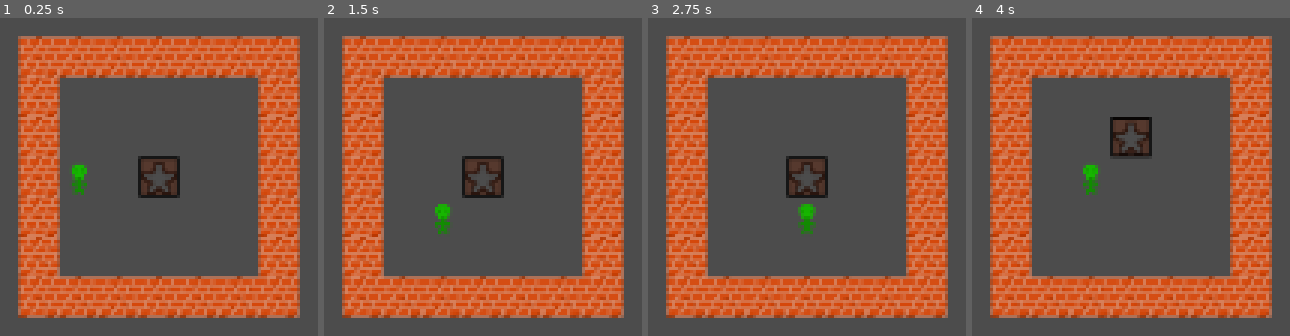
Above: before the commit, frames 1-4 (left to right).
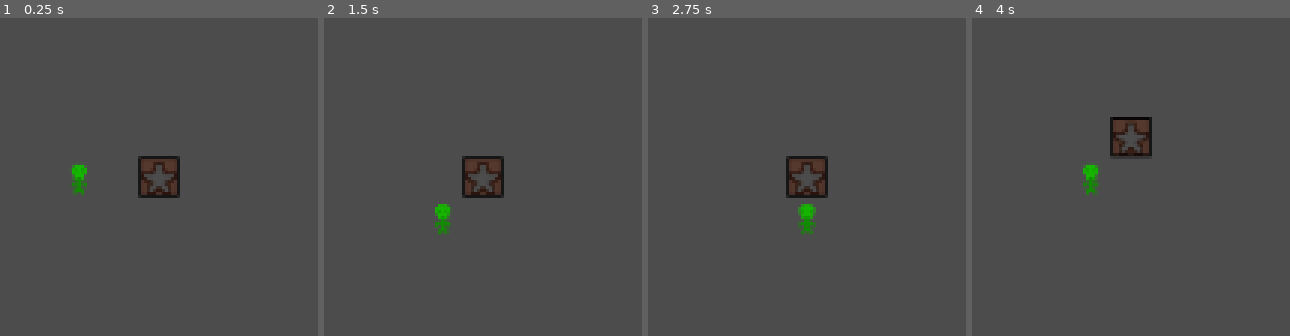
Above: after the commit, the same moments.

Repository: nmay231/godot-sokoban
Game: Godot game, scene res://scenes/level0.tscn
Same seed, same stepped clock (60 frames per second), same inputs: the game is played once before the commit and once after it. This scene is started directly instead of the project's main scene.
Inputs:
- Up to frame 1 (0.25 s): no input
- Up to frame 2 (1.5 s): tap Enter at 0.5 s; hold Right (ui_right) 0.53-1.28 s; tap Space at 1.25 s; hold Down (ui_down) from 1.28 s (still down)
- Up to frame 3 (2.75 s): tap Enter at 2 s; release Down (ui_down) at 2.03 s; hold Right (ui_right) from 2.03 s (still down)
- Up to frame 4 (4 s): tap Space at 2.75 s; release Right (ui_right) at 2.78 s; hold Up (ui_up) 2.78-3.53 s; tap Enter at 3.5 s; hold Left (ui_left) from 3.53 s (still down)

The runs differ from the first frame. In frame 1, 40% of the frame differs, in the area x 5-95%, y 5-95%; in frame 2, 40%; in frame 3, 40%; in frame 4, 40%.

Commit message:
Adding so I can delete

Diff:
--- /dev/null
+++ b/scenes/Level.gd
@@ -0,0 +1,14 @@
+class_name Level
+extends Resource
+
+enum GridItem {
+	Wall,
+	EmptyCell,
+	Goal,
+	Outside,
+}
+
+@export var size: Vector2i
+@export var grid: Array[GridItem]
+@export var player_start: Vector2i
+@export var blocks: Array[Vector2i]
--- /dev/null
+++ b/scenes/Level.tscn
@@ -0,0 +1,6 @@
+[gd_scene load_steps=2 format=3 uid="uid://b7cnxadd3h2g5"]
+
+[ext_resource type="Script" path="res://scenes/Level.gd" id="1_ixf77"]
+
+[node name="Level" type="Node"]
+script = ExtResource("1_ixf77")
--- a/scenes/level0.gd
+++ b/scenes/level0.gd
@@ -18,9 +18,17 @@
 ]
 var PlayerPos = Vector2(3, 1)
 var Blocks = [Vector2(3, 3)]
+@onready var tile_map = $TileMap
 
 # Called when the node enters the scene tree for the first time.
 func _ready():
+	print(tile_map)
+	print(tile_map.tile_set)
+	var t: TileSet = tile_map.tile_set
+	#t.layer
+	print(tile_map.get_layers_count())
+	print(tile_map.get_layer_name(0))
+	print(tile_map.tile_set)
 	#var rect = get_viewport_rect()
 	#var viewport = get_viewport()
 	print(get_viewport_rect(), " ", get_viewport_transform(), " ", get_viewport())
--- a/scenes/level0.tscn
+++ b/scenes/level0.tscn
@@ -1,57 +1,18 @@
-[gd_scene load_steps=8 format=3 uid="uid://baerpt4cfluqy"]
+[gd_scene load_steps=6 format=3 uid="uid://baerpt4cfluqy"]
 
 [ext_resource type="Script" path="res://scenes/level0.gd" id="1_xs23g"]
 [ext_resource type="PackedScene" uid="uid://bego0bie80saf" path="res://scenes/player.tscn" id="2_vvwch"]
 [ext_resource type="PackedScene" uid="uid://s50c4lu6llqr" path="res://scenes/block.tscn" id="3_cy1an"]
-[ext_resource type="Texture2D" uid="uid://br8pmil68y088" path="res://assets/sokoban-tileset.png" id="4_1okam"]
 
-[sub_resource type="PhysicsMaterial" id="PhysicsMaterial_sshdu"]
-
-[sub_resource type="TileSetAtlasSource" id="TileSetAtlasSource_3ubn0"]
-texture = ExtResource("4_1okam")
-0:0/0 = 0
-0:0/0/physics_layer_0/linear_velocity = Vector2(0, 0)
-0:0/0/physics_layer_0/angular_velocity = 0.0
-1:0/0 = 0
-1:0/0/physics_layer_0/linear_velocity = Vector2(0, 0)
-1:0/0/physics_layer_0/angular_velocity = 0.0
-2:0/0 = 0
-2:0/0/physics_layer_0/linear_velocity = Vector2(0, 0)
-2:0/0/physics_layer_0/angular_velocity = 0.0
-0:1/0 = 0
-0:1/0/physics_layer_0/linear_velocity = Vector2(0, 0)
-0:1/0/physics_layer_0/angular_velocity = 0.0
-1:1/0 = 0
-1:1/0/physics_layer_0/linear_velocity = Vector2(0, 0)
-1:1/0/physics_layer_0/angular_velocity = 0.0
-2:1/0 = 0
-2:1/0/physics_layer_0/linear_velocity = Vector2(0, 0)
-2:1/0/physics_layer_0/angular_velocity = 0.0
-2:1/0/physics_layer_0/polygon_0/points = PackedVector2Array(8, 8, 8, -8, -8, -8, -8, 8)
+[sub_resource type="PhysicsMaterial" id="PhysicsMaterial_hhev6"]
 
 [sub_resource type="TileSet" id="TileSet_qtlq1"]
 physics_layer_0/collision_layer = 2
 physics_layer_0/collision_mask = 0
-physics_layer_0/physics_material = SubResource("PhysicsMaterial_sshdu")
-sources/0 = SubResource("TileSetAtlasSource_3ubn0")
+physics_layer_0/physics_material = SubResource("PhysicsMaterial_hhev6")
 
 [node name="Level" type="Node2D"]
 script = ExtResource("1_xs23g")
-
-[node name="SubViewportContainer" type="SubViewportContainer" parent="."]
-custom_minimum_size = Vector2(16, 16)
-offset_right = 960.0
-offset_bottom = 960.0
-stretch = true
-
-[node name="SubViewport" type="SubViewport" parent="SubViewportContainer"]
-handle_input_locally = false
-snap_2d_transforms_to_pixel = true
-snap_2d_vertices_to_pixel = true
-size = Vector2i(960, 960)
-size_2d_override = Vector2i(144, 144)
-size_2d_override_stretch = true
-render_target_update_mode = 4
 
 [node name="Player" parent="." instance=ExtResource("2_vvwch")]
 position = Vector2(32, 64)
@@ -62,4 +23,5 @@
 [node name="TileMap" type="TileMap" parent="."]
 tile_set = SubResource("TileSet_qtlq1")
 format = 2
+layer_0/name = "Layer0"
 layer_0/tile_data = PackedInt32Array(65537, 131072, 1, 65538, 131072, 1, 65539, 131072, 1, 65540, 131072, 1, 65541, 131 …(366 unchanged characters)…
